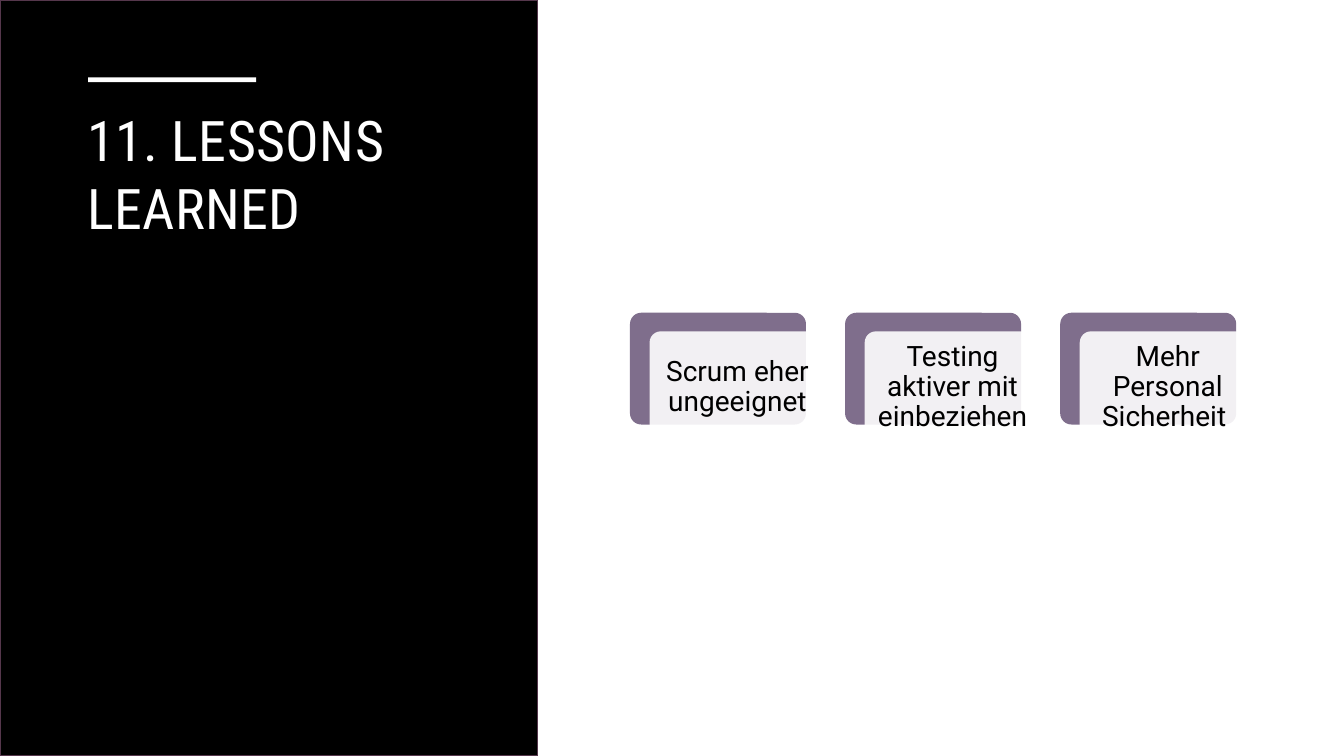
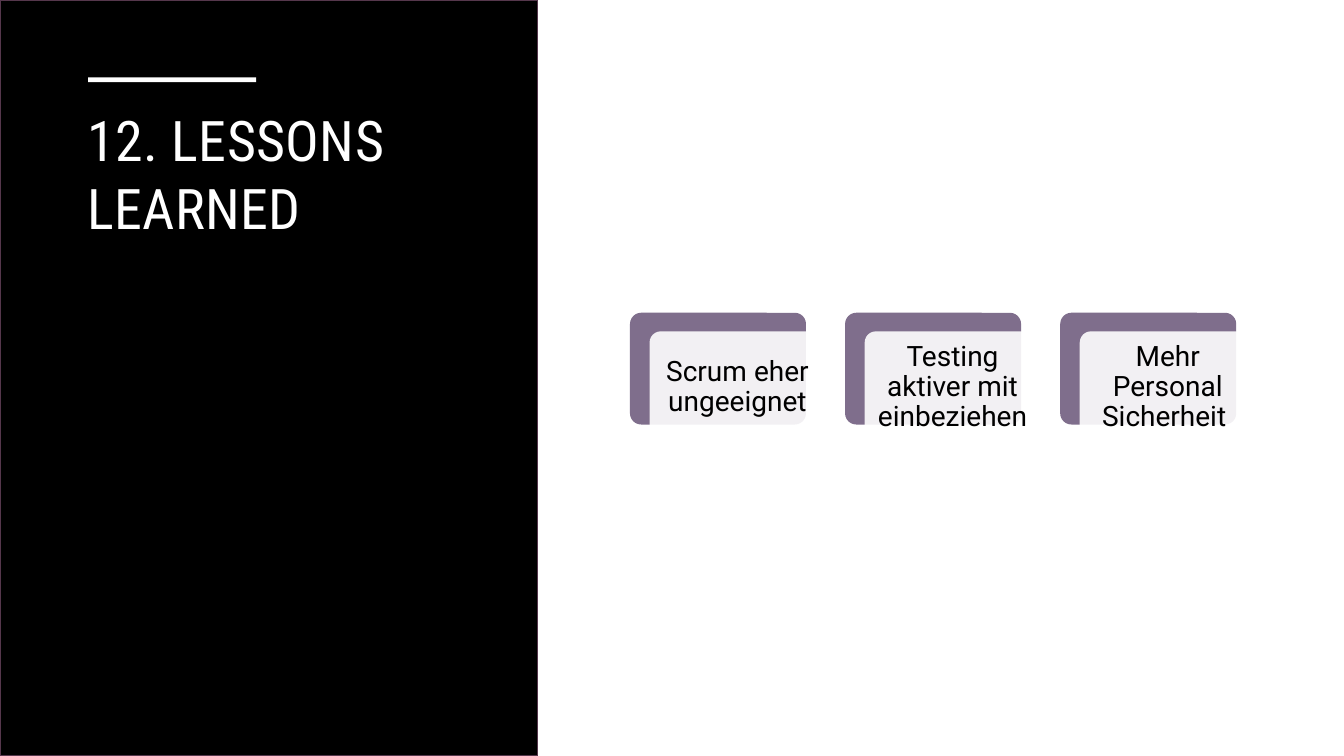
Before and after one commit to malu254/Eifrige-Otter-PM, a slide deck: slide 24 of Abgabe/Dokumentation/Präsentation.pptx. Drawn at 1344x756 pixels with LibreOffice and Linux fonts; fonts in the diff are those of the drawing. Boxes give left, top, right and bottom in pixels: in the first picture for what was removed or moved away, otherwise in the second. Text is boxed around its words. In the diff, an @@ line names an element or a change of style, - is before the commit and + after.

```diff
--- a/Abgabe/Dokumentation/Präsentation.pptx
+++ b/Abgabe/Dokumentation/Präsentation.pptx
@@ title at box(88, 120, 384, 229): text changed @@
-11. LESSONS LEARNED
+12. LESSONS LEARNED
```
Also in this commit, not shown: 16 other slides changed.
